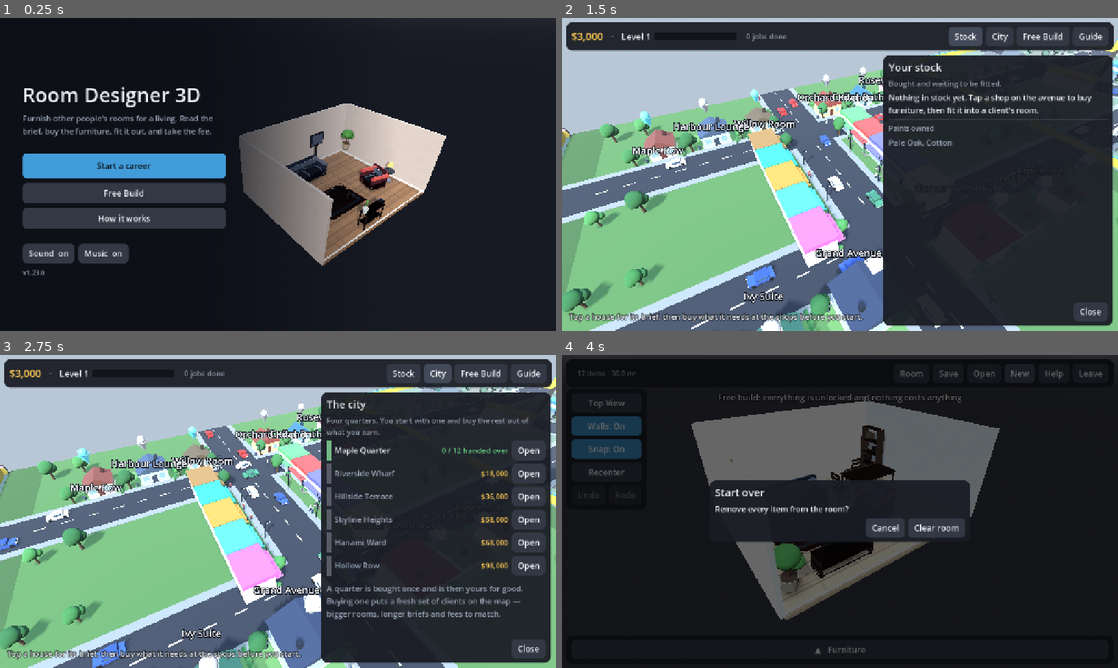
Above: before the commit, frames 1-4 (two rows, left to right).
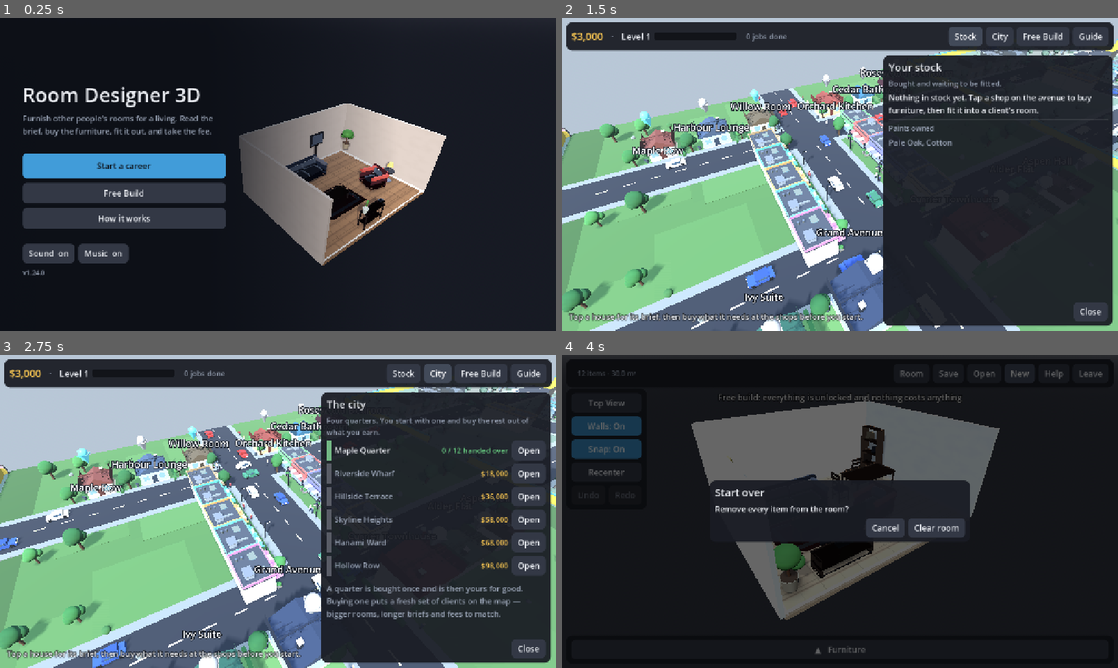
Above: after the commit, the same moments.

Repository: trakyalilter/three_d_design
Game: Godot game, scene res://scenes/main.tscn
Two runs of this game, one before a commit and one after it. Both use one fixed random seed, a clock stepped at 60 frames per second and the inputs below.
Inputs:
- Up to frame 1 (0.25 s): no input
- Up to frame 2 (1.5 s): click "Start a career" at 0.5 s; click "Stock" at 1.25 s
- Up to frame 3 (2.75 s): click "City" at 2 s
- Up to frame 4 (4 s): click "Free Build" at 2.75 s; click "New" at 3.5 s

The runs differ from the first frame. In frame 1, less than 0.1% of the frame differs, in the area x 6-8%, y 80-83%; in frame 2, 6.3%; in frame 3, 6.3%, in the area x 9-100%, y 10-100%; in frame 4, nothing differs.

Commit message:
Polish the map: roofs that read as roofs, and a field with something in it
A map is looked at from above, so what it is mostly made of is roofs and
grass, and both of those were flat colour.

A shop's roof was one slab in the shop's own colour, which from map height
read as a sheet of paint lying on the ground rather than as a building. It
is a felted deck now, with a plant room and its ducting, a rooflight and a
pair of vents on it, and the colour kept to a band round the parapet. The
colour goes where you actually read it instead: a fascia over the window,
with a shadow line under it. The shopfront has mullions and a stall riser,
and the awning is striped.

The accent is knocked back a quarter wherever it lands on the building.
Ten shops at full strength was a row of neon, and the sign over the door
and the pin on the map carry the identity anyway — those still use the
colour as it is.

House roofs get what says tile from above: four courses up each slope,
each sitting proud of the one below it, a ridge cap along the top and
barge boards down the gable ends. Chimneys get a cap.

And the field every quarter stands on is mown in patches now — a spread of
low quads in neighbouring greens, seeded off the quarter's own position so
a quarter looks the same every time it is built — with bushes and stones
scattered over the parts nothing else uses. Both keep clear of the avenue.

Name plates were staggered over two heights, which still let a plate land
on its neighbour's neighbour. Three heights, and they read.

Two more draw calls and about a fifth more triangles, all of it in the
three meshes the city was already welded into.

Co-Authored-By: Claude Opus 5 <noreply@anthropic.com>
Claude-Session: https://claude.ai/code/session_01YMH97cUf6dq31iG21oXLDc

Diff:
--- a/project.godot
+++ b/project.godot
@@ -11,7 +11,7 @@
 [application]
 
 config/name="Room Designer 3D"
-config/version="1.23.0"
+config/version="1.24.0"
 run/main_scene="res://scenes/main.tscn"
 config/quit_on_go_back=false
 config/features=PackedStringArray("4.5", "Mobile")
--- a/scripts/city/city_view.gd
+++ b/scripts/city/city_view.gd
@@ -266,6 +266,38 @@
 
 func _build_ground(tint: Color = GROUND) -> void:
 	_batch.box(_tone(tint), Vector3(QUARTER_HALF * 2.0, 1.0, QUARTER_HALF * 2.0), _at(Vector3(0, -0.48, 0)))
+	_patch_the_ground(tint)
+
+
+## One flat green field is the largest thing on the map and the emptiest. This
+## lays mown patches over it — a spread of low quads in neighbouring greens,
+## seeded off the quarter's own position so a quarter looks the same every time
+## it is built. They are kept clear of the avenue, where the paving goes.
+func _patch_the_ground(tint: Color) -> void:
+	var seeded := RandomNumberGenerator.new()
+	seeded.seed = hash(Vector2i(int(_origin.x), int(_origin.y)))
+	for _i in 34:
+		var x: float = seeded.randf_range(-QUARTER_HALF + 4.0, QUARTER_HALF - 4.0)
+		var z: float = seeded.randf_range(-QUARTER_HALF + 4.0, QUARTER_HALF - 4.0)
+		if absf(x) < AVENUE_HALF + 12.0 and absf(z) < CROSS_Z + 6.0:
+			continue
+		var w: float = seeded.randf_range(7.0, 19.0)
+		var d: float = seeded.randf_range(7.0, 19.0)
+		var shade: Color = tint.lerp(LAWN, seeded.randf_range(-0.20, 0.50))
+		_batch.box(_tone(shade), Vector3(w, 0.06, d), _at(Vector3(x, 0.03, z)))
+	# And a scattering of bushes and stones, so the field has something on it.
+	for _i in 22:
+		var x: float = seeded.randf_range(-QUARTER_HALF + 3.0, QUARTER_HALF - 3.0)
+		var z: float = seeded.randf_range(-QUARTER_HALF + 3.0, QUARTER_HALF - 3.0)
+		if absf(x) < AVENUE_HALF + 14.0 and absf(z) < CROSS_Z + 8.0:
+			continue
+		if seeded.randf() < 0.65:
+			var r: float = seeded.randf_range(0.5, 1.0)
+			_batch.sphere(_tone(Color(0.26, 0.44, 0.25).lerp(LAWN, seeded.randf() * 0.5)),
+				r, _at(Vector3(x, r * 0.55, z)))
+		else:
+			var r2: float = seeded.randf_range(0.35, 0.7)
+			_batch.sphere(_tone(Color(0.58, 0.58, 0.55)), r2, _at(Vector3(x, r2 * 0.4, z)))
 
 
 ## The roads that run between quarters, so the grid reads as one city. Drawn
@@ -338,7 +370,7 @@
 	]
 	var shops := Catalog.shops_in(str(district["id"]))
 	for i in mini(shops.size(), slots.size()):
-		_build_shop(shops[i], slots[i], 0.0 if i % 2 == 0 else 3.2)
+		_build_shop(shops[i], slots[i], float(i % 3) * 2.6)
 	if shops.size() < slots.size() - 1:
 		_build_plaza(district, shops.size())
 
@@ -348,7 +380,10 @@
 	var yaw: float = deg_to_rad(90.0 if slot.x < 0.0 else -90.0)
 	var world := _frame(Transform3D(Basis(Vector3.UP, yaw), Vector3(slot.x, 0, slot.y)))
 
-	var accent: Color = shop["color"]
+	# The shop's colour, knocked back for use on the building itself. At full
+	# strength a parade of ten of them reads as a row of neon, and the sign and
+	# the map pin carry the identity anyway.
+	var accent: Color = (shop["color"] as Color).lerp(Color(0.86, 0.85, 0.82), 0.26)
 	var wall := Color(0.88, 0.87, 0.85)
 	var dark := Color(0.22, 0.23, 0.27)
 	var glass := Color(0.55, 0.72, 0.82, 0.55)
@@ -358,13 +393,24 @@
 	var height := 4.6
 
 	_batch.box(wall, Vector3(width, height, depth), world * Vector3(0, height * 0.5, -depth * 0.5), SceneryBatch.Layer.OPAQUE, world.basis)
-	# Parapet band in the shop's colour, which doubles as its roof from above.
-	_batch.box(accent, Vector3(width + 0.3, 0.8, depth + 0.3), world * Vector3(0, height + 0.2, -depth * 0.5), SceneryBatch.Layer.OPAQUE, world.basis)
-	# Shopfront glazing and door.
+	_roof_top(world, accent, width, depth, height)
+	# The fascia over the window, which is where a shop's colour belongs — on
+	# its front, where you read it from, and not spread over the whole roof.
+	_batch.box(accent, Vector3(width, 0.85, 0.22), world * Vector3(0, 4.0, 0.06), SceneryBatch.Layer.OPAQUE, world.basis)
+	_batch.box(accent.darkened(0.35), Vector3(width, 0.10, 0.26), world * Vector3(0, 3.55, 0.07), SceneryBatch.Layer.OPAQUE, world.basis)
+	# Shopfront glazing, mullions and door.
 	_batch.box(glass, Vector3(width - 1.2, 2.4, 0.12), world * Vector3(0, 1.5, 0.02), SceneryBatch.Layer.GLASS, world.basis)
+	for m in 3:
+		var mx: float = (float(m) - 1.0) * (width - 1.2) * 0.30
+		_batch.box(dark, Vector3(0.10, 2.4, 0.16), world * Vector3(mx, 1.5, 0.05), SceneryBatch.Layer.OPAQUE, world.basis)
+	_batch.box(dark, Vector3(width - 1.0, 0.14, 0.20), world * Vector3(0, 0.26, 0.04), SceneryBatch.Layer.OPAQUE, world.basis)
 	_batch.box(dark, Vector3(1.0, 2.2, 0.16), world * Vector3(width * 0.5 - 1.1, 1.1, 0.04), SceneryBatch.Layer.OPAQUE, world.basis)
-	# Awning.
-	_batch.box(accent, Vector3(width - 0.4, 0.16, 1.5), world * Vector3(0, 3.15, 0.7), SceneryBatch.Layer.OPAQUE, world.basis)
+	# A striped awning, hung on two stays.
+	for i in 5:
+		var stripe: Color = accent if i % 2 == 0 else Color(0.94, 0.93, 0.90)
+		_batch.box(stripe, Vector3((width - 0.4) / 5.0, 0.16, 1.5),
+			world * Vector3((float(i) - 2.0) * (width - 0.4) / 5.0, 3.15, 0.7),
+			SceneryBatch.Layer.OPAQUE, world.basis)
 	for sx in [-1.0, 1.0]:
 		_batch.box(dark, Vector3(0.1, 0.9, 0.1), world * Vector3(sx * (width * 0.5 - 0.5), 3.6, 1.3), SceneryBatch.Layer.OPAQUE, world.basis)
 	# Two planters by the door.
@@ -386,7 +432,7 @@
 	sign.pixel_size = 0.00050
 	sign.fixed_size = true
 	sign.position = Vector3(0, height + 1.8 + stagger, -depth * 0.5)
-	sign.modulate = accent.lightened(0.5)
+	sign.modulate = (shop["color"] as Color).lightened(0.5)
 	sign.outline_size = 22
 	sign.outline_modulate = Color(0.05, 0.06, 0.09, 0.95)
 	sign.billboard = BaseMaterial3D.BILLBOARD_ENABLED
@@ -406,6 +452,48 @@
 	shape.position = Vector3(0, (height + 1.0) * 0.5, -depth * 0.5 + 0.4)
 	body.add_child(shape)
 	holder.add_child(body)
+
+
+## What the map spends most of its time looking at. A shop's roof used to be one
+## slab in the shop's own colour, which from up here read as a sheet of paint
+## lying on the grass rather than as a building. It is a felted deck now, with
+## the colour kept to a band round the parapet and enough on top of it — a
+## plant room, vents, a rooflight, a run of ducting — to say this is a roof.
+func _roof_top(world: Transform3D, accent: Color, width: float, depth: float, height: float) -> void:
+	var b := world.basis
+	var middle := -depth * 0.5
+	var felt := _tone(Color(0.30, 0.31, 0.34))
+	var kit := _tone(Color(0.62, 0.63, 0.66))
+
+	_batch.box(felt, Vector3(width + 0.24, 0.30, depth + 0.24),
+		world * Vector3(0, height + 0.05, middle), SceneryBatch.Layer.OPAQUE, b)
+	# The parapet: four thin walls, the coloured band on the outside of them.
+	for sz in [-1.0, 1.0]:
+		_batch.box(accent, Vector3(width + 0.3, 0.5, 0.18),
+			world * Vector3(0, height + 0.42, middle + sz * (depth + 0.12) * 0.5),
+			SceneryBatch.Layer.OPAQUE, b)
+	for sx in [-1.0, 1.0]:
+		_batch.box(accent, Vector3(0.18, 0.5, depth + 0.3),
+			world * Vector3(sx * (width + 0.12) * 0.5, height + 0.42, middle),
+			SceneryBatch.Layer.OPAQUE, b)
+
+	# A plant room and its ducting, a rooflight, and a couple of vents.
+	_batch.box(kit, Vector3(1.7, 0.85, 1.3),
+		world * Vector3(-width * 0.22, height + 0.62, middle - depth * 0.22),
+		SceneryBatch.Layer.OPAQUE, b)
+	_batch.box(kit.darkened(0.2), Vector3(1.9, 0.14, 1.5),
+		world * Vector3(-width * 0.22, height + 1.08, middle - depth * 0.22),
+		SceneryBatch.Layer.OPAQUE, b)
+	_batch.box(kit.darkened(0.12), Vector3(0.34, 0.34, depth * 0.42),
+		world * Vector3(-width * 0.22, height + 0.38, middle + depth * 0.10),
+		SceneryBatch.Layer.OPAQUE, b)
+	_batch.box(_tone(Color(0.62, 0.78, 0.86, 0.7)), Vector3(1.5, 0.16, 1.2),
+		world * Vector3(width * 0.24, height + 0.30, middle + depth * 0.14),
+		SceneryBatch.Layer.GLASS, b)
+	for i in 2:
+		_batch.cylinder(kit, 0.22, 0.55,
+			world * Vector3(width * 0.28, height + 0.48, middle - depth * (0.18 + float(i) * 0.16)),
+			SceneryBatch.Layer.SHINY, 10, b)
 
 
 # -------------------------------------------------------------------- plaza
@@ -453,9 +541,10 @@
 func _build_houses(district: Dictionary) -> void:
 	var houses := Jobs.houses_in(str(district["id"]))
 	for i in houses.size():
-		# Neighbours get their name plates at different heights so the labels
-		# do not stack on top of each other from map height.
-		_build_house(houses[i], 0.0 if i % 2 == 0 else 2.6, district)
+		# Neighbours get their name plates at three different heights so the
+		# labels do not stack on top of each other from map height. Two was not
+		# enough: a plate still landed on its neighbour's neighbour.
+		_build_house(houses[i], float(i % 3) * 2.4, district)
 
 
 func _build_house(job: Dictionary, stagger: float, district: Dictionary) -> void:
@@ -535,8 +624,9 @@
 	# Walls, floor band and roof.
 	_batch.box(body_color, size, world * Vector3(0, size.y * 0.5 + 0.1, 0), SceneryBatch.Layer.OPAQUE, b)
 	_batch.box(trim, Vector3(size.x + 0.3, 0.3, size.z + 0.3), world * Vector3(0, 0.25, 0), SceneryBatch.Layer.OPAQUE, b)
-	_batch.prism(roof_color, Vector3(size.x + 0.7, 1.9, size.z + 0.7), world * Vector3(0, size.y + 1.05, 0), SceneryBatch.Layer.OPAQUE, b)
+	_pitched_roof(world, roof_color, size, 1.9)
 	_batch.box(roof_color.darkened(0.35), Vector3(0.7, 1.5, 0.7), world * Vector3(size.x * 0.28, size.y + 1.4, -size.z * 0.22), SceneryBatch.Layer.OPAQUE, b)
+	_batch.box(trim.darkened(0.10), Vector3(0.78, 0.22, 0.78), world * Vector3(size.x * 0.28, size.y + 2.2, -size.z * 0.22), SceneryBatch.Layer.OPAQUE, b)
 
 	# Front door and windows.
 	var front := size.z * 0.5 + 0.06
@@ -557,6 +647,38 @@
 	var hedge_side: float = -1.0 if int(str(job["id"]).hash()) % 2 == 0 else 1.0
 	_batch.box(_tone(Color(0.26, 0.46, 0.26)), Vector3(0.6, 0.9, size.z + 2.0), world * Vector3(hedge_side * (size.x * 0.5 + 1.4), 0.5, 0), SceneryBatch.Layer.OPAQUE, b)
 	_batch.cylinder(_tone(Color(0.30, 0.34, 0.38)), 0.34, 0.9, world * Vector3(-hedge_side * (size.x * 0.5 + 1.0), 0.5, size.z * 0.4), SceneryBatch.Layer.OPAQUE, 10, b)
+
+
+## A pitched roof, which from map height is most of what a house is. A bare
+## prism reads as a coloured wedge, so this one gets the things that say tile:
+## courses running up each slope, a ridge cap along the top and barge boards
+## down the ends.
+func _pitched_roof(world: Transform3D, roof_color: Color, size: Vector3, rise: float) -> void:
+	var b := world.basis
+	var span := size.z + 0.7
+	var top := size.y + 0.1
+	_batch.prism(roof_color, Vector3(size.x + 0.7, rise, span),
+		world * Vector3(0, top + rise * 0.5, 0), SceneryBatch.Layer.OPAQUE, b)
+
+	# Four courses up each slope, each one sitting proud of the one below it.
+	var pitch := atan2(rise, span * 0.5)
+	for sz in [-1.0, 1.0]:
+		for i in 4:
+			var along: float = (float(i) + 0.5) / 4.0
+			var z: float = sz * span * 0.5 * (1.0 - along)
+			var y: float = top + rise * along
+			_batch.box(roof_color.darkened(0.13 if i % 2 == 0 else 0.04),
+				Vector3(size.x + 0.74, 0.07, 0.16),
+				world * Vector3(0, y - 0.02, z),
+				SceneryBatch.Layer.OPAQUE,
+				b * Basis(Vector3.RIGHT, sz * pitch))
+	# The ridge, and a board down each gable end.
+	_batch.box(roof_color.darkened(0.22), Vector3(size.x + 0.86, 0.17, 0.24),
+		world * Vector3(0, top + rise, 0), SceneryBatch.Layer.OPAQUE, b)
+	for sx in [-1.0, 1.0]:
+		_batch.prism(roof_color.darkened(0.28), Vector3(0.16, rise, span),
+			world * Vector3(sx * (size.x + 0.7) * 0.5, top + rise * 0.5, 0),
+			SceneryBatch.Layer.OPAQUE, b)
 
 
 ## Hanami Ward. A townhouse under a broad tiled roof: shallow pitch, eaves that
Not shown, changed: export_presets.cfg
Not shown, changed: README.md
